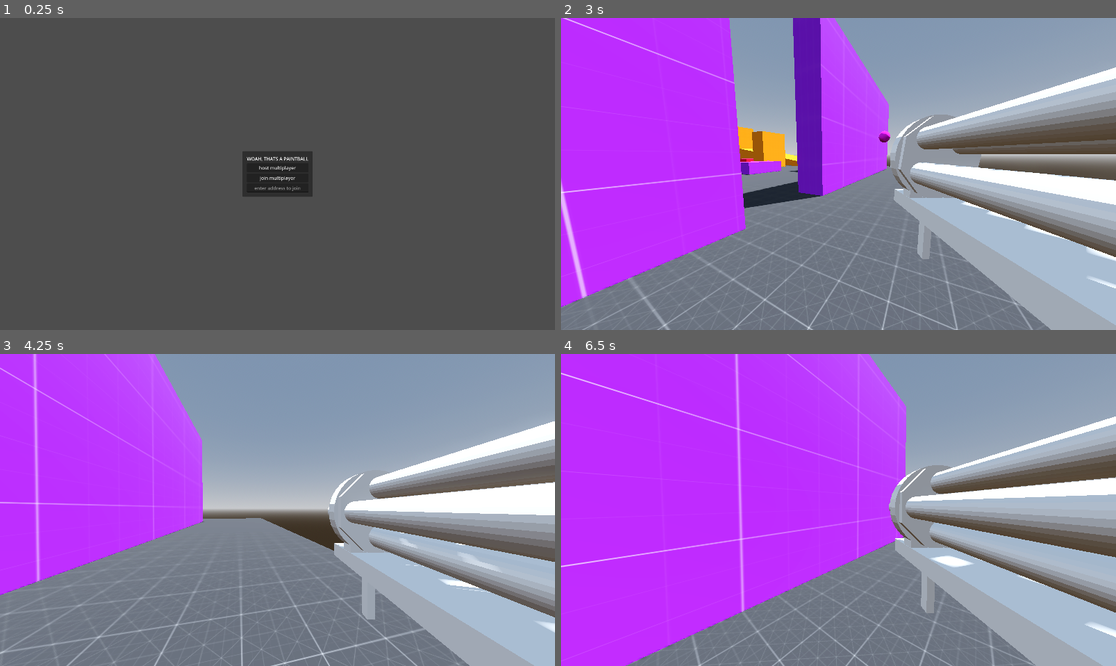
Above: before the commit, frames 1-4 (two rows, left to right).
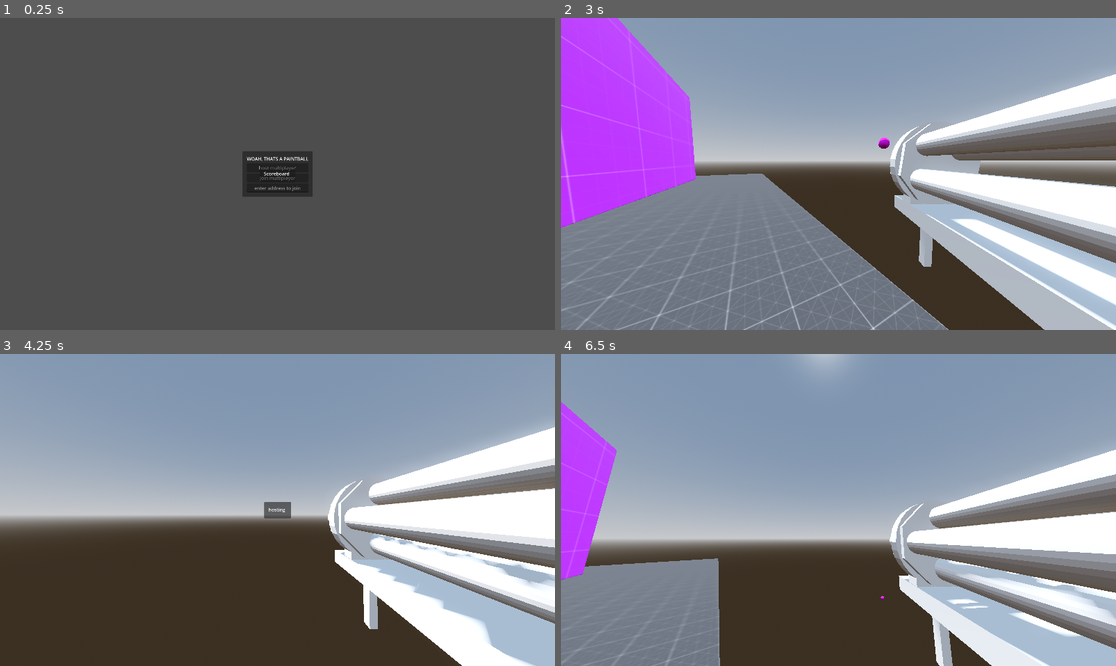
Above: after the commit, the same moments.

Repository: Monkeytonk115/godot-paintball
Game: Godot game, scene res://scenes/main.tscn
The game is run twice, just before and just after one commit, with the same random seed, the same clock (stepped at 60 frames per second) and the same inputs.
Inputs (mouse positions are in pixels of both pictures, inside the frame that each line leads up to):
- Up to frame 1 (0.25 s): no input
- Up to frame 2 (3 s): click (838, 186) at 0.52 s; type "12" at 0.6 s; click "host multiplayer" at 1.25 s; move the mouse to (866, 174) at 2.02 s; hold Tab (scoreboard, bound only after the commit) 2.03-2.78 s; hold W (forward) from 2.03 s (still down); tap Space (jump) at 2.27 s; move the mouse to (810, 174) at 2.77 s; click (810, 174) at 2.85 s
- Up to frame 3 (4.25 s): keep holding W (forward); tap Space (jump) at 3.02 s; tap Tab (scoreboard, bound only after the commit) at 3.05 s; move the mouse to (288, 503) at 3.52 s; hold Tab (scoreboard, bound only after the commit) from 3.53 s (still down)
- Up to frame 4 (6.5 s): keep holding W (forward); move the mouse to (832, 516) at 4.27 s; release Tab (scoreboard, bound only after the commit) at 4.28 s; tap Tab (scoreboard, bound only after the commit) at 4.35, 5.3, 5.85 s; tap Space (jump) at 4.52, 5.27, 6.02 s; move the mouse to (877, 513) at 5.02 s; press the mouse at (877, 513) at 5.03 s; move the mouse to (794, 506) at 5.77 s; release the mouse at (794, 506) at 5.78 s

The runs differ from the first frame. In frame 1, 0.1% of the frame differs, in the area x 46-54%, y 47-53%; in frame 2, 50%; in frame 3, 67%; in frame 4, 80%, in the area x 0-100%, y 0-100%.

Commit message:
add scoreboard

Diff:
--- a/project.godot
+++ b/project.godot
@@ -52,3 +52,8 @@
 "events": [Object(InputEventMouseButton,"resource_local_to_scene":false,"resource_name":"","device":-1,"window_id":0,"a …(253 unchanged characters)…
 ]
 }
+scoreboard={
+"deadzone": 0.5,
+"events": [Object(InputEventKey,"resource_local_to_scene":false,"resource_name":"","device":-1,"window_id":0,"alt_pressed":false,"shift_pressed":false,"ctrl_pressed":false,"meta_pressed":false,"pressed":false,"keycode":0,"physical_keycode":4194306,"key_label":0,"unicode":0,"echo":false,"script":null)
+]
+}
--- a/scenes/main.gd
+++ b/scenes/main.gd
@@ -22,11 +22,19 @@
 	pass
 
 
+func _input(event):
+	if Input.is_action_pressed("scoreboard"):
+		$CanvasLayer/ScoreBoard.show()
+	else:
+		$CanvasLayer/ScoreBoard.hide()
+
+
 func _on_control_host_game():
 	enet_peer.create_server(5555)
 	multiplayer.multiplayer_peer = enet_peer
 	multiplayer.peer_connected.connect(add_player)
 	multiplayer.peer_disconnected.connect(remove_player)
+	$CanvasLayer/ScoreBoard.set_server_name("hosting")
 	add_player(multiplayer.get_unique_id())
 	$CanvasLayer/mainMenu.hide()
 
@@ -34,6 +42,7 @@
 func _on_control_join_game(address):
 	enet_peer.create_client(address, 5555)
 	multiplayer.multiplayer_peer = enet_peer
+	$CanvasLayer/ScoreBoard.set_server_name("hosting")
 	$CanvasLayer/mainMenu.hide()
 
 func add_player(peer_id):
--- a/scenes/main.tscn
+++ b/scenes/main.tscn
@@ -1,7 +1,8 @@
-[gd_scene load_steps=3 format=3 uid="uid://j8r38w003035"]
+[gd_scene load_steps=4 format=3 uid="uid://j8r38w003035"]
 
 [ext_resource type="Script" path="res://scenes/main.gd" id="1_5s3o4"]
 [ext_resource type="PackedScene" uid="uid://cmqucatgwf030" path="res://scenes/mainMenu.tscn" id="2_pc3wx"]
+[ext_resource type="PackedScene" uid="uid://cv6xn7b2qlxfn" path="res://scenes/score_board.tscn" id="3_yq07t"]
 
 [node name="Main" type="Node3D"]
 script = ExtResource("1_5s3o4")
@@ -9,6 +10,8 @@
 [node name="CanvasLayer" type="CanvasLayer" parent="."]
 
 [node name="mainMenu" parent="CanvasLayer" instance=ExtResource("2_pc3wx")]
+
+[node name="ScoreBoard" parent="CanvasLayer" instance=ExtResource("3_yq07t")]
 
 [node name="MultiplayerSpawner" type="MultiplayerSpawner" parent="."]
 _spawnable_scenes = PackedStringArray("res://scenes/player.tscn")
--- a/scenes/mainMenu.tscn
+++ b/scenes/mainMenu.tscn
@@ -2,7 +2,7 @@
 
 [ext_resource type="Script" path="res://scenes/mainMenu.gd" id="1_x01b1"]
 
-[node name="Control" type="Control"]
+[node name="MainMenu" type="Control"]
 layout_mode = 3
 anchors_preset = 15
 anchor_right = 1.0
--- /dev/null
+++ b/scenes/score_board.gd
@@ -0,0 +1,5 @@
+extends Control
+
+
+func set_server_name(server_name : String):
+	$PanelContainer/MarginContainer/VBoxContainer/HBoxContainer/ServerLabel.text = server_name
--- /dev/null
+++ b/scenes/score_board.tscn
@@ -0,0 +1,50 @@
+[gd_scene load_steps=2 format=3 uid="uid://cv6xn7b2qlxfn"]
+
+[ext_resource type="Script" path="res://scenes/score_board.gd" id="1_ebun1"]
+
+[node name="ScoreBoard" type="Control"]
+layout_mode = 3
+anchors_preset = 15
+anchor_right = 1.0
+anchor_bottom = 1.0
+grow_horizontal = 2
+grow_vertical = 2
+script = ExtResource("1_ebun1")
+
+[node name="PanelContainer" type="PanelContainer" parent="."]
+layout_mode = 1
+anchors_preset = 8
+anchor_left = 0.5
+anchor_top = 0.5
+anchor_right = 0.5
+anchor_bottom = 0.5
+offset_left = -20.0
+offset_top = -20.0
+offset_right = 20.0
+offset_bottom = 20.0
+grow_horizontal = 2
+grow_vertical = 2
+
+[node name="MarginContainer" type="MarginContainer" parent="PanelContainer"]
+layout_mode = 2
+theme_override_constants/margin_left = 15
+theme_override_constants/margin_top = 15
+theme_override_constants/margin_right = 15
+theme_override_constants/margin_bottom = 15
+
+[node name="VBoxContainer" type="VBoxContainer" parent="PanelContainer/MarginContainer"]
+layout_mode = 2
+
+[node name="HBoxContainer" type="HBoxContainer" parent="PanelContainer/MarginContainer/VBoxContainer"]
+layout_mode = 2
+
+[node name="ServerLabel" type="Label" parent="PanelContainer/MarginContainer/VBoxContainer/HBoxContainer"]
+layout_mode = 2
+text = "Scoreboard"
+
+[node name="PlayerCount" type="Label" parent="PanelContainer/MarginContainer/VBoxContainer/HBoxContainer"]
+layout_mode = 2
+
+[node name="GridContainer" type="GridContainer" parent="PanelContainer/MarginContainer/VBoxContainer"]
+layout_mode = 2
+columns = 2
